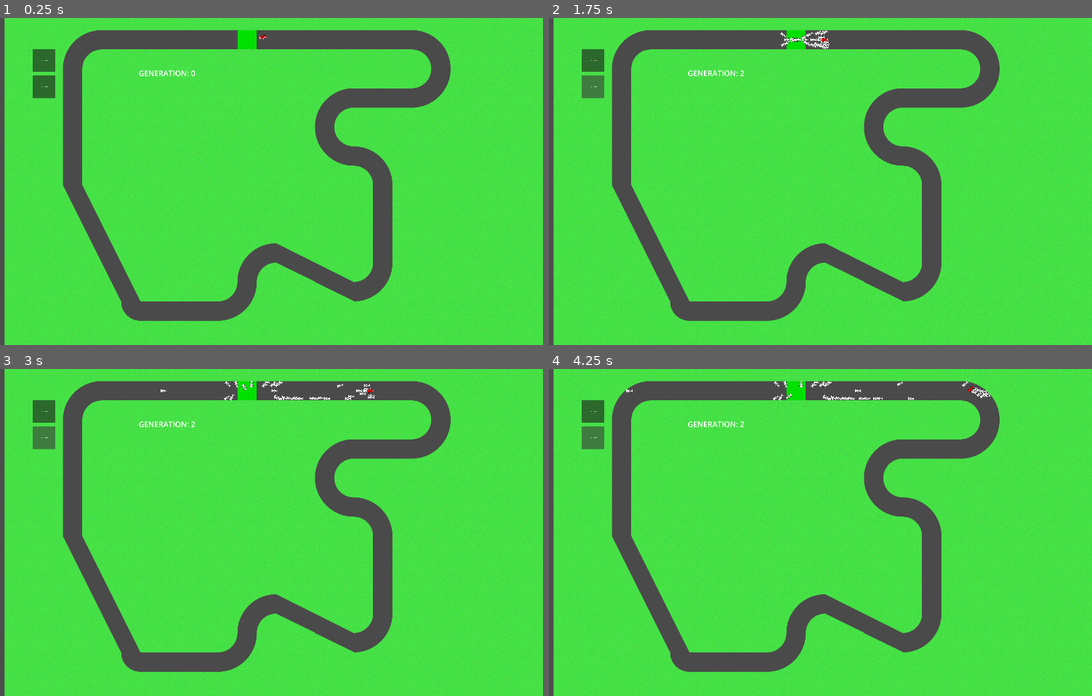
Above: before the commit, frames 1-4 (two rows, left to right).
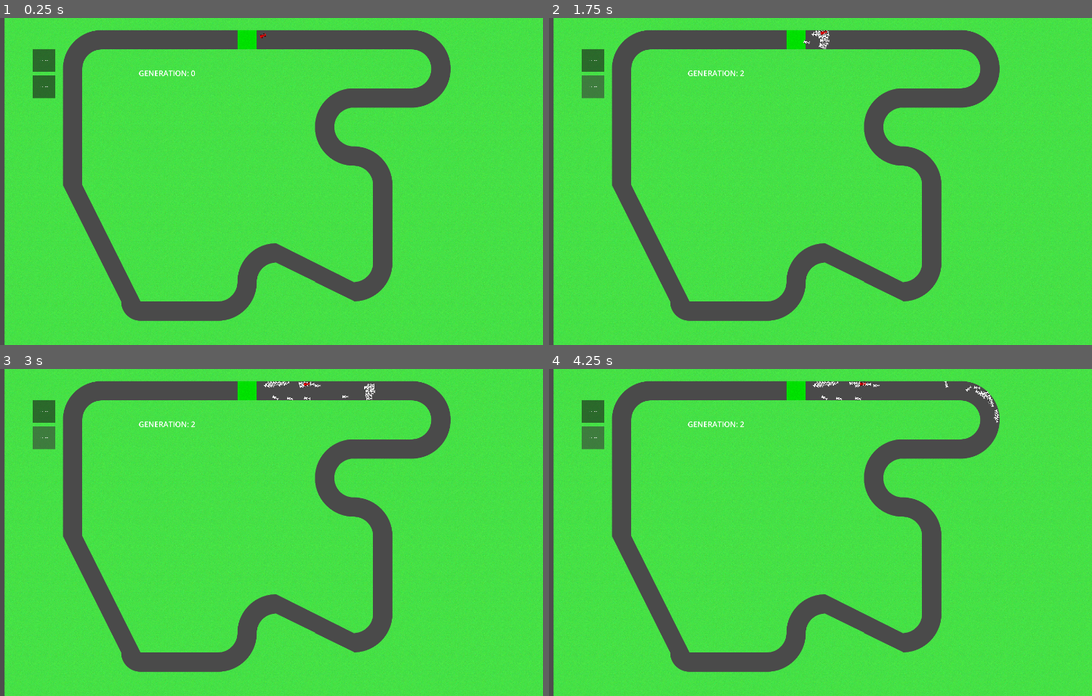
Above: after the commit, the same moments.

Repository: Seerban/Genetic-Self-Driving
Game: Godot game, scene res://Nodes/base.tscn
The game is run twice, just before and just after one commit, with the same random seed, the same clock (stepped at 60 frames per second) and the same inputs.
Inputs:
- Up to frame 1 (0.25 s): no input
- Up to frame 2 (1.75 s): click "CHOOSE BEST" at 0.5 s; click "CHOOSE BEST" at 1.25 s
- Up to frame 3 (3 s): hold D 2.03-2.78 s; hold S from 2.78 s (still down)
- Up to frame 4 (4.25 s): release S at 3.53 s; hold D from 3.53 s (still down)

The runs differ from the first frame. In frame 1, less than 0.1% of the frame differs, in the area x 47-50%, y 4-7%; in frame 2, 0.2%; in frame 3, 0.4%; in frame 4, 0.4%, in the area x 14-83%, y 3-17%.

Commit message:
improved parameters, made select best scale with distance travelled

Diff:
--- a/Scripts/GeneticRayCast.gd
+++ b/Scripts/GeneticRayCast.gd
@@ -3,7 +3,7 @@
 
 var negated : bool
 var genome_size : int
-const coef_scale := 0.005
+const coef_scale := 0.0002
 const distance_scale := 0.005
 var turn_coef = [0, 0 ,0]
 var accel_coef = [0, 0 ,0]
--- a/Scripts/base.gd
+++ b/Scripts/base.gd
@@ -1,6 +1,7 @@
 extends Node2D
 
 var timer = 0
+@export var time_per_gen = 15
 
 @onready var cars = []
 @onready var track = $Track
@@ -9,9 +10,9 @@
 @export var generation = 0
 @export var car_count = 50
 @export var rays = 5 #per side + 1 middle
-@export var bits_accuracy = 11
-@export var ray_len = 800
-@export var mutation_chance = 0.05
+@export var bits_accuracy = 14
+@export var ray_len = 1000
+@export var mutation_chance = 0.01
 
 func _ready() -> void:
 	spawn_cars(car_count)
@@ -19,7 +20,7 @@
 func spawn_cars(x : int, top_car : String = ''):
 	if not top_car:
 		top_car = "0".repeat((rays+1) * bits_accuracy * 6)
-		print("No top car, defaulting")
+		print("No top car, defaulting (" + str((rays+1) * bits_accuracy * 6) + " bits)")
 	cars.clear()
 	cars.append( load("res://Nodes/car.tscn").instantiate() )
 	cars[0].init_code(rays, ray_len, bits_accuracy, top_car)
@@ -36,13 +37,13 @@
 func select_best() -> Car:
 	var max_dist = -1
 	var max_index = 0
-	var best_wall = 9999
+	var best_dist = 0
 	for i in range( len(cars) ):
 		if not is_instance_valid(cars[i]): continue
 		if cars[i].tiles_travelled > max_dist:
 			max_dist = cars[i].tiles_travelled
 			max_index = i
-		if cars[i].tiles_travelled == max_dist and cars[i].frames_on_wall < best_wall:
+		if cars[i].tiles_travelled == max_dist and cars[i].distance < best_dist:
 			max_dist = cars[i].tiles_travelled
 			max_index = i
 	return cars[max_index]
--- a/Scripts/car.gd
+++ b/Scripts/car.gd
@@ -6,11 +6,12 @@
 var raycasts : Array[GeneticRayCast2D]
 @export var tiles_travelled : int = 0
 @export var frames_on_wall : int = 0
+@export var distance : float
 var last_tile : Vector2i = Vector2i(0, 0)
 
 @export var acceleration = 20
 @export var top_speed = 1000
-@export var max_turn = 2
+@export var max_turn = 3
 @export var turn_speed_factor = 2 #1 means no turning at max speed
 @export var front_aero = 0.98
 @export var sideways_aero = 0.96
@@ -96,6 +97,7 @@
 	#if name == "best": print(turn_factor)
 	turn(turn_factor)
 	accel(accel_factor)
+	distance += velocity.length()
 	if move_and_slide():
 		collision()
 
